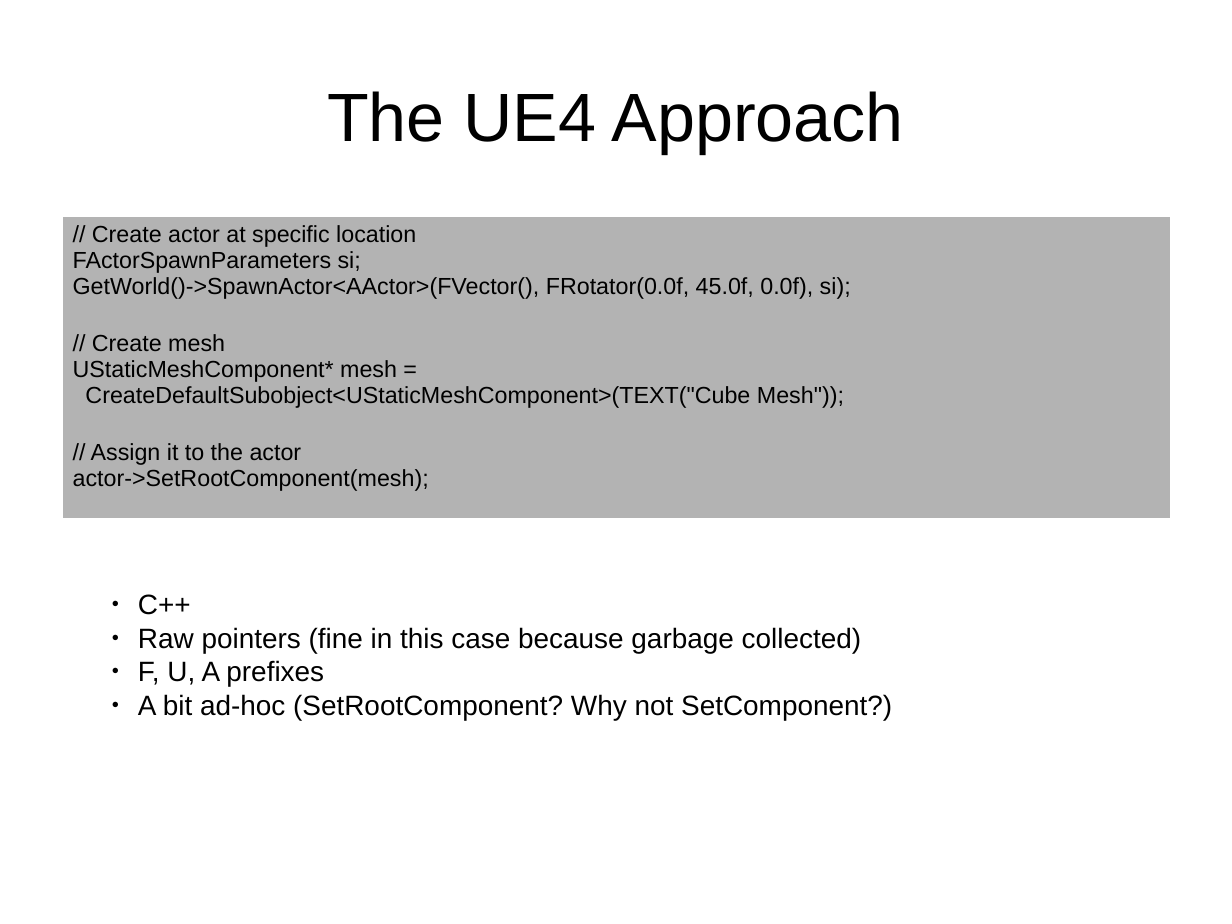
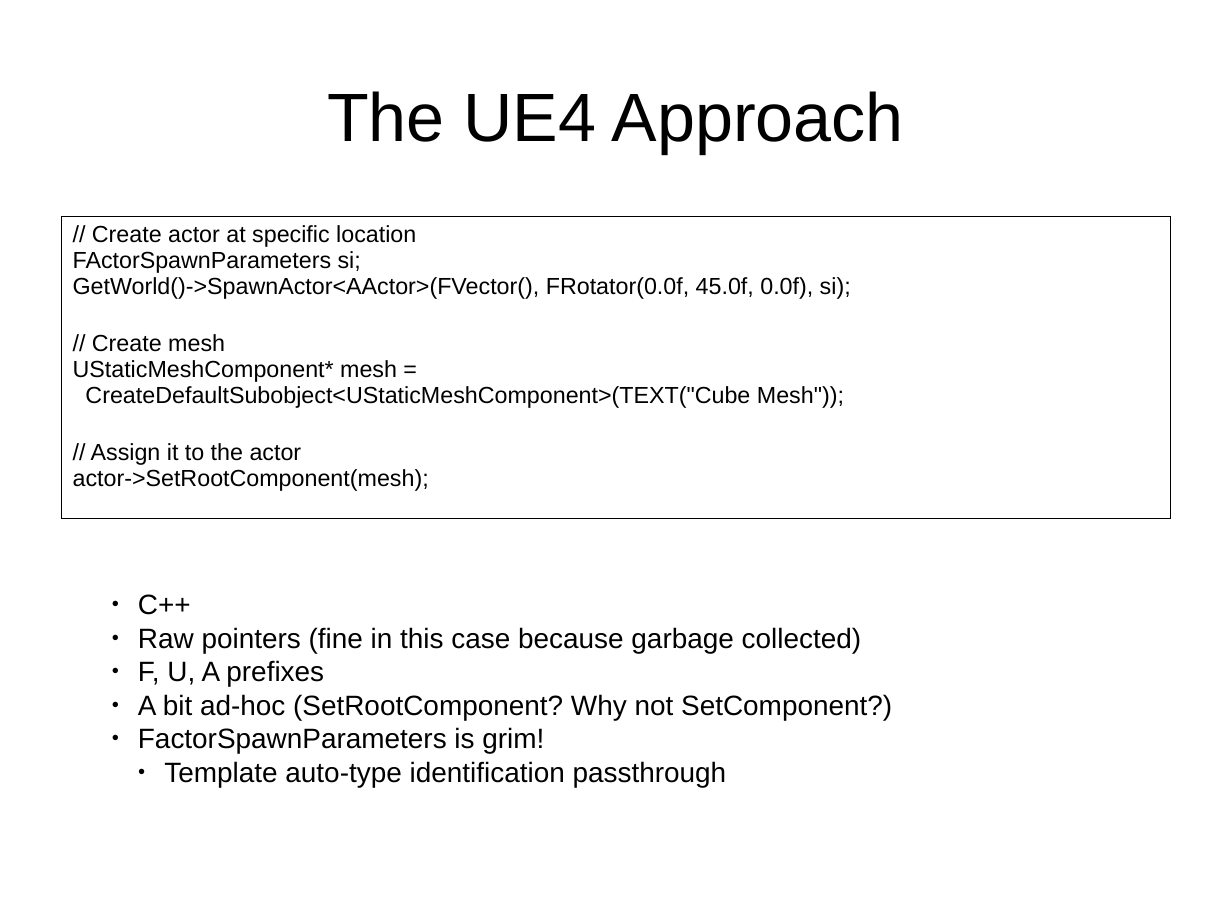
Before and after one commit to osen/creativelabs, a slide deck: slide 12 of gep/gep-lec2.odp. Drawn at 1232x924 pixels with LibreOffice and Linux fonts; fonts in the diff are those of the drawing; background and template pictures are left out. Boxes give left, top, right and bottom in pixels: in the first picture for what was removed or moved away, otherwise in the second. Text is boxed around its words. In the diff, an @@ line names an element or a change of style, - is before the commit and + after.

```diff
--- a/gep/gep-lec2.odp
+++ b/gep/gep-lec2.odp
@@ table at box(61, 216, 1171, 515) @@
@@ fill #B3B3B3 to none in row 1, column 1 @@
@@ borders changed @@
@@ text at box(138, 727, 727, 787): paragraphs added @@
+● FactorSpawnParameters is grim!
+  ● Template auto-type identification passthrough
```
Also in this commit, not shown: 5 other slides changed, 1 other file.
